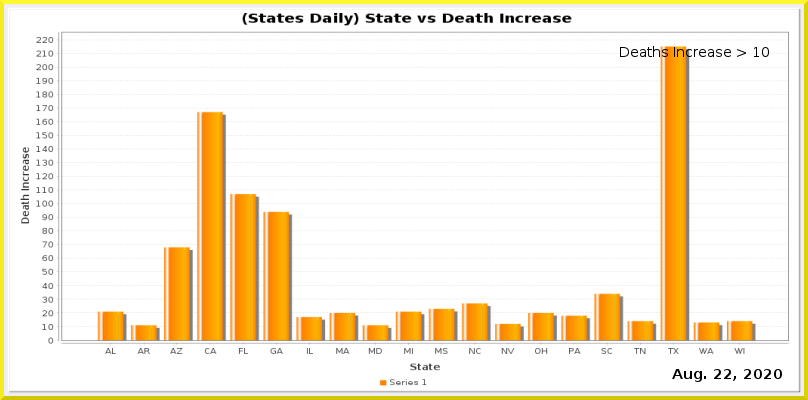
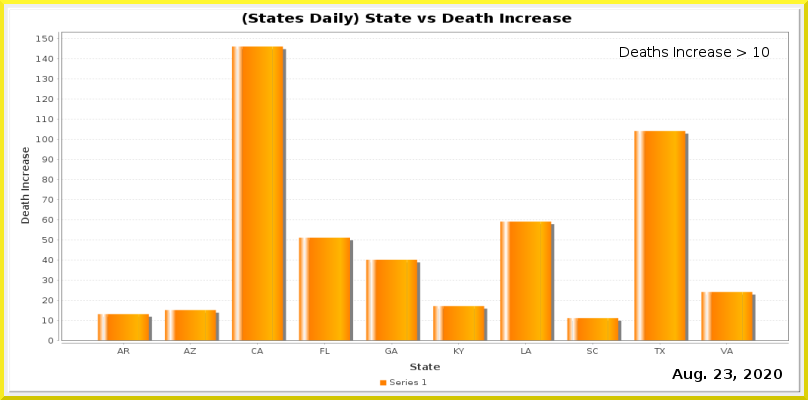
Two versions of the same layered image (808 × 400). Layer-by-layer changes:
painted on "Current Date" over [724, 369, 732, 379]
painted on "Date_vs_TestIncrease.png" over [36, 35, 789, 354]
